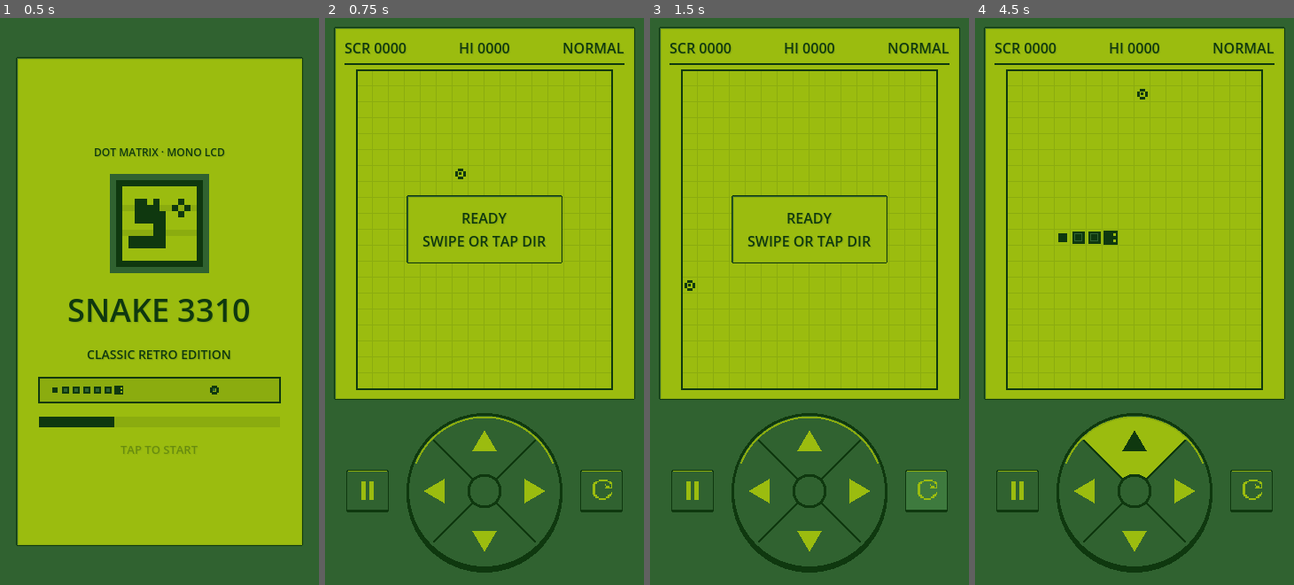
Above: before the commit, frames 1-4 (left to right).
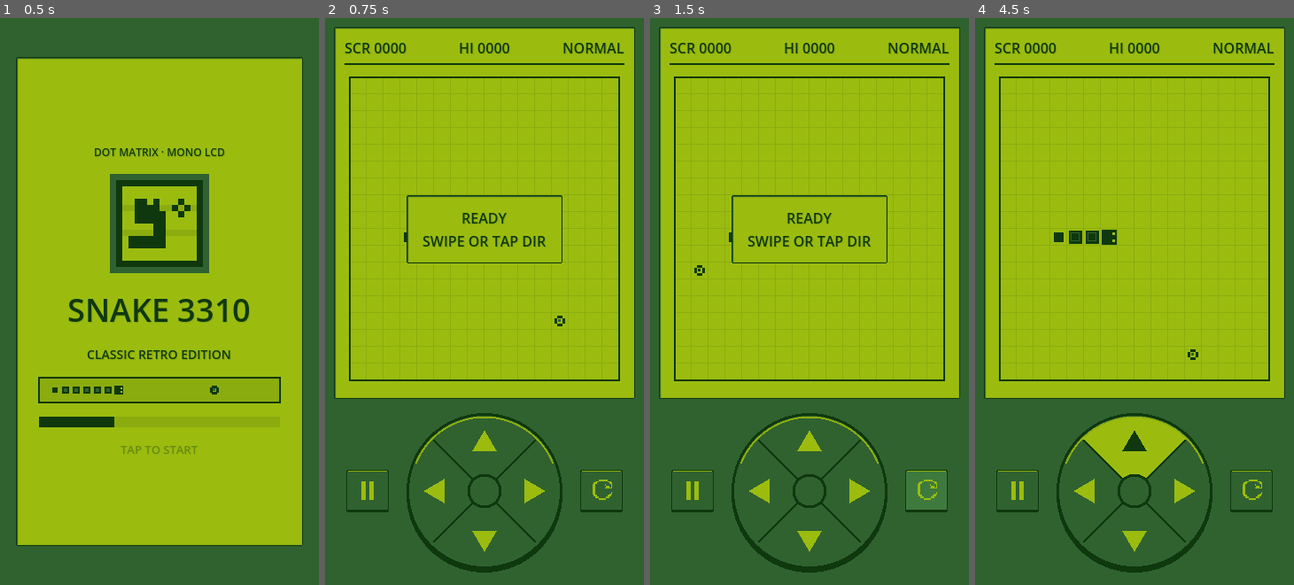
Above: after the commit, the same moments.

Repository: wiwiwinter/snake-3310-game
Game: Godot game, scene res://scenes/main/main.tscn
Two runs of this game, one before a commit and one after it. Both use one fixed random seed, a clock stepped at 60 frames per second and the inputs below.
Inputs (mouse positions are in pixels of both pictures, inside the frame that each line leads up to):
- Up to frame 1 (0.5 s): no input
- Up to frame 2 (0.75 s): tap Enter (ui_accept) at 0.5 s; move the mouse to (554, 273) at 0.52 s; hold Right (move_right) from 0.53 s (still down); click (554, 273) at 0.67 s
- Up to frame 3 (1.5 s): tap Enter (ui_accept) at 0.77 s; release Right (move_right) at 1.25 s; click (927, 488) at 1.25 s
- Up to frame 4 (4.5 s): click (1252, 488) at 2 s; click (1252, 488) at 2.75 s; click (1016, 488) at 3.5 s; tap Enter (ui_accept) at 4.25 s; drag from (1134, 488) to (1118, 414) at 4.27 s

Frame 1 is identical in both runs. In frame 2, 2.6% of the frame differs, in the area x 2-98%, y 9-68%; in frame 3, 2.6%; in frame 4, 2.8%.

Commit message:
perf(game): apply all ponytail-audit fixes and adaptive tall-screen LCD playfield

Diff:
--- a/scenes/game/game_scene.tscn
+++ b/scenes/game/game_scene.tscn
@@ -40,6 +40,7 @@
 
 [node name="LcdFrame" type="PanelContainer" parent="SafeMargin/MainColumn"]
 layout_mode = 2
+size_flags_vertical = 3
 
 [node name="LcdPadding" type="MarginContainer" parent="SafeMargin/MainColumn/LcdFrame"]
 layout_mode = 2
@@ -82,8 +83,10 @@
 color = Color(0.0588235, 0.219608, 0.0588235, 1)
 
 [node name="BoardStage" type="Control" parent="SafeMargin/MainColumn/LcdFrame/LcdPadding/LcdLayout"]
-custom_minimum_size = Vector2(288, 360)
-layout_mode = 2
+unique_name_in_owner = true
+custom_minimum_size = Vector2(288, 324)
+layout_mode = 2
+size_flags_vertical = 3
 
 [node name="BoardCenter" type="CenterContainer" parent="SafeMargin/MainColumn/LcdFrame/LcdPadding/LcdLayout/BoardStage"]
 layout_mode = 1
@@ -233,8 +236,8 @@
 text = "MAIN MENU"
 
 [node name="KeypadDeck" type="HBoxContainer" parent="SafeMargin/MainColumn"]
-layout_mode = 2
-size_flags_vertical = 3
+custom_minimum_size = Vector2(0, 192)
+layout_mode = 2
 theme_override_constants/separation = 16
 alignment = 1
 
--- a/scripts/core/main.gd
+++ b/scripts/core/main.gd
@@ -141,6 +141,12 @@
 func _notification(what: int) -> void:
 	if what == NOTIFICATION_WM_GO_BACK_REQUEST:
 		handle_android_back()
+	elif what == NOTIFICATION_APPLICATION_PAUSED or what == NOTIFICATION_APPLICATION_FOCUS_OUT:
+		if audio_manager != null:
+			audio_manager.set_paused(true)
+	elif what == NOTIFICATION_APPLICATION_RESUMED or what == NOTIFICATION_APPLICATION_FOCUS_IN:
+		if audio_manager != null and score_manager != null and score_manager.music_enabled:
+			audio_manager.set_paused(false)
 
 
 func handle_android_back() -> void:
--- a/scripts/gameplay/board_renderer.gd
+++ b/scripts/gameplay/board_renderer.gd
@@ -20,6 +20,8 @@
 
 
 func _process(delta: float) -> void:
+	if not is_visible_in_tree():
+		return
 	var needs_redraw: bool = false
 	if _flash_timer > 0.0:
 		_flash_timer = maxf(0.0, _flash_timer - delta)
@@ -118,15 +120,11 @@
 	var cs: float = float(_grid.cell_size)
 	var px: float = floor(cs / 6.0) # 3px sub-pixel unit for 18px cells
 
-	# Classic 3310-style 4-dot diamond food pattern
-	var rects: Array[Rect2] = [
-		Rect2(origin + Vector2(px * 2.0, px * 1.0), Vector2(px * 2.0, px * 1.0)), # Top
-		Rect2(origin + Vector2(px * 2.0, px * 4.0), Vector2(px * 2.0, px * 1.0)), # Bottom
-		Rect2(origin + Vector2(px * 1.0, px * 2.0), Vector2(px * 1.0, px * 2.0)), # Left
-		Rect2(origin + Vector2(px * 4.0, px * 2.0), Vector2(px * 1.0, px * 2.0)), # Right
-	]
-	for r in rects:
-		draw_rect(r, GameConfig.COLOR_LCD_DEEP, true)
+	# Classic 3310-style 4-dot diamond food pattern (direct draws, zero per-frame allocation)
+	draw_rect(Rect2(origin + Vector2(px * 2.0, px * 1.0), Vector2(px * 2.0, px * 1.0)), GameConfig.COLOR_LCD_DEEP, true)
+	draw_rect(Rect2(origin + Vector2(px * 2.0, px * 4.0), Vector2(px * 2.0, px * 1.0)), GameConfig.COLOR_LCD_DEEP, true)
+	draw_rect(Rect2(origin + Vector2(px * 1.0, px * 2.0), Vector2(px * 1.0, px * 2.0)), GameConfig.COLOR_LCD_DEEP, true)
+	draw_rect(Rect2(origin + Vector2(px * 4.0, px * 2.0), Vector2(px * 1.0, px * 2.0)), GameConfig.COLOR_LCD_DEEP, true)
 
 	# Subtle 2-state retro center pixel pulse
 	var center_color: Color = GameConfig.COLOR_LCD_DEEP if _pulse_on else GameConfig.COLOR_LCD_DARK
--- a/scripts/gameplay/game_scene.gd
+++ b/scripts/gameplay/game_scene.gd
@@ -4,6 +4,7 @@
 
 signal menu_requested
 
+@onready var board_stage: Control = %BoardStage
 @onready var board_renderer: BoardRenderer = %BoardRenderer
 @onready var score_label: Label = %ScoreLabel
 @onready var high_score_label: Label = %HighScoreLabel
@@ -53,7 +54,37 @@
 
 	_connect_controls()
 	_style_keypad()
+	board_stage.resized.connect(_on_board_stage_resized)
 	start_new_game(false)
+
+
+static func compute_adaptive_grid_params(stage_size: Vector2) -> Vector3i:
+	# Returns Vector3i(columns, rows, cell_size) that fills BoardStage cleanly with crisp integer cells.
+	var cols: int = GameConfig.GRID_COLUMNS
+	if stage_size.x < 100.0 or stage_size.y < 100.0:
+		return Vector3i(cols, GameConfig.GRID_ROWS, GameConfig.CELL_SIZE)
+	var cell_px: int = clampi(int(floor(stage_size.x / float(cols))), 16, 28)
+	var rows: int = clampi(int(floor(stage_size.y / float(cell_px))), 16, 32)
+	return Vector3i(cols, rows, cell_px)
+
+
+func _on_board_stage_resized() -> void:
+	if session != null and session.state == SnakeGameSession.State.READY:
+		_adapt_grid_to_stage(true)
+
+
+func _adapt_grid_to_stage(reset_session: bool = false) -> void:
+	if board_stage == null or grid == null:
+		return
+	var params: Vector3i = compute_adaptive_grid_params(board_stage.size)
+	if grid.columns == params.x and grid.rows == params.y and grid.cell_size == params.z:
+		return
+	grid = GridSystem.new(params.x, params.y, params.z)
+	session.grid = grid
+	board_renderer.set_grid(grid)
+	if reset_session:
+		session.reset(score_manager.wrap_walls, false)
+	_sync_view()
 
 
 func configure(p_score_manager: ScoreManager, p_audio_manager: AudioManager = null) -> void:
@@ -65,6 +96,7 @@
 func start_new_game(start_immediately: bool = false) -> void:
 	if score_manager == null or session == null:
 		return
+	_adapt_grid_to_stage(false)
 	_move_accumulator = 0.0
 	_achieved_new_record = false
 	score_manager.reset_score()
@@ -122,10 +154,6 @@
 	if session.state == SnakeGameSession.State.PAUSED or session.state == SnakeGameSession.State.GAME_OVER:
 		_swipe_detector.end_drag()
 		return
-	# Skip board swipe tracking when the touch is handled by the circular D-pad.
-	if circular_dpad != null and (event is InputEventScreenTouch or event is InputEventScreenDrag or event is InputEventMouseButton or event is InputEventMouseMotion):
-		if circular_dpad.get_global_rect().has_point(event.position):
-			return
 	_handle_swipe_input(event)
 
 
@@ -190,12 +218,17 @@
 			break
 
 
+func _is_point_on_board(pos: Vector2) -> bool:
+	return board_stage != null and board_stage.get_global_rect().has_point(pos)
+
+
 func _handle_swipe_input(event: InputEvent) -> void:
 	if event is InputEventScreenTouch:
 		if event.index != 0:
 			return
 		if event.pressed:
-			_swipe_detector.begin_drag(event.position)
+			if _is_point_on_board(event.position):
+				_swipe_detector.begin_drag(event.position)
 		else:
 			_swipe_detector.end_drag()
 	elif event is InputEventScreenDrag:
@@ -208,7 +241,8 @@
 		# Desktop mouse-drag fallback (skipped on Android to avoid duplicate emulate_mouse_from_touch events).
 		if event is InputEventMouseButton and event.button_index == MOUSE_BUTTON_LEFT:
 			if event.pressed:
-				_swipe_detector.begin_drag(event.position)
+				if _is_point_on_board(event.position):
+					_swipe_detector.begin_drag(event.position)
 			else:
 				_swipe_detector.end_drag()
 		elif event is InputEventMouseMotion and (event.button_mask & MOUSE_BUTTON_MASK_LEFT) != 0:
@@ -237,16 +271,16 @@
 	_icon_restart = LcdTheme.make_restart_icon()
 
 	# Match Pause & Restart icon buttons to the dark-green handheld deck for a cohesive controller look.
-	LcdTheme.apply_pixel_button(pause_button, LcdTheme.ButtonVariant.CYAN)
-	LcdTheme.apply_pixel_button(restart_button, LcdTheme.ButtonVariant.CYAN)
+	LcdTheme.apply_pixel_button(pause_button, LcdTheme.ButtonVariant.HANDHELD_DARK)
+	LcdTheme.apply_pixel_button(restart_button, LcdTheme.ButtonVariant.HANDHELD_DARK)
 	pause_button.icon = _icon_pause
 	restart_button.icon = _icon_restart
 
-	LcdTheme.apply_pixel_button(resume_button, LcdTheme.ButtonVariant.GREEN)
-	LcdTheme.apply_pixel_button(pause_restart_button, LcdTheme.ButtonVariant.AMBER)
-	LcdTheme.apply_pixel_button(pause_menu_button, LcdTheme.ButtonVariant.RED)
-	LcdTheme.apply_pixel_button(play_again_button, LcdTheme.ButtonVariant.GREEN)
-	LcdTheme.apply_pixel_button(game_over_menu_button, LcdTheme.ButtonVariant.RED)
+	LcdTheme.apply_pixel_button(resume_button, LcdTheme.ButtonVariant.LCD_PRIMARY)
+	LcdTheme.apply_pixel_button(pause_restart_button, LcdTheme.ButtonVariant.LCD_PRIMARY)
+	LcdTheme.apply_pixel_button(pause_menu_button, LcdTheme.ButtonVariant.LCD_SECONDARY)
+	LcdTheme.apply_pixel_button(play_again_button, LcdTheme.ButtonVariant.LCD_PRIMARY)
+	LcdTheme.apply_pixel_button(game_over_menu_button, LcdTheme.ButtonVariant.LCD_SECONDARY)
 
 
 func _sync_view(last_result: SnakeGameSession.TickResult = SnakeGameSession.TickResult.NONE) -> void:
--- a/scripts/gameplay/snake_game_session.gd
+++ b/scripts/gameplay/snake_game_session.gd
@@ -45,7 +45,17 @@
 
 func reset(p_wrap_walls: bool = wrap_walls, start_immediately: bool = true) -> void:
 	wrap_walls = p_wrap_walls
-	snake.reset(GameConfig.INITIAL_SNAKE_CELLS, GameConfig.INITIAL_DIRECTION)
+	var start_cells: Array[Vector2i] = GameConfig.INITIAL_SNAKE_CELLS
+	if grid != null and (grid.rows != GameConfig.GRID_ROWS or grid.columns != GameConfig.GRID_COLUMNS):
+		var cy: int = grid.rows / 2
+		var head_x: int = clampi(grid.columns / 2 - 2, 3, grid.columns - 2)
+		start_cells = [
+			Vector2i(head_x, cy),
+			Vector2i(head_x - 1, cy),
+			Vector2i(head_x - 2, cy),
+			Vector2i(head_x - 3, cy),
+		]
+	snake.reset(start_cells, GameConfig.INITIAL_DIRECTION)
 	food_eaten = 0
 	state = State.PLAYING if start_immediately else State.READY
 	spawn_food()
--- a/scripts/managers/audio_manager.gd
+++ b/scripts/managers/audio_manager.gd
@@ -40,17 +40,26 @@
 		Vector2(1046.50, 0.16),
 	], 0.35)
 
-	# Original 8-note retro chiptune loop (C-major pentatonic pulse).
-	_clip_music = _build_sequence([
-		Vector2(261.63, 0.18), Vector2(0.0, 0.04),
-		Vector2(329.63, 0.18), Vector2(0.0, 0.04),
-		Vector2(392.00, 0.18), Vector2(0.0, 0.04),
-		Vector2(329.63, 0.18), Vector2(0.0, 0.04),
-		Vector2(293.66, 0.18), Vector2(0.0, 0.04),
-		Vector2(349.23, 0.18), Vector2(0.0, 0.04),
-		Vector2(392.00, 0.18), Vector2(0.0, 0.04),
-		Vector2(293.66, 0.22), Vector2(0.0, 0.08),
-	], 0.18, true)
+
+func _ensure_music_clip() -> AudioStreamWAV:
+	if _clip_music == null:
+		# Original 8-note retro chiptune loop (C-major pentatonic pulse), built lazily when enabled.
+		_clip_music = _build_sequence([
+			Vector2(261.63, 0.18), Vector2(0.0, 0.04),
+			Vector2(329.63, 0.18), Vector2(0.0, 0.04),
+			Vector2(392.00, 0.18), Vector2(0.0, 0.04),
+			Vector2(329.63, 0.18), Vector2(0.0, 0.04),
+			Vector2(293.66, 0.18), Vector2(0.0, 0.04),
+			Vector2(349.23, 0.18), Vector2(0.0, 0.04),
+			Vector2(392.00, 0.18), Vector2(0.0, 0.04),
+			Vector2(293.66, 0.22), Vector2(0.0, 0.08),
+		], 0.18, true)
+	return _clip_music
+
+
+func set_paused(paused: bool) -> void:
+	if _music_player != null:
+		_music_player.stream_paused = paused
 
 
 func _exit_tree() -> void:
@@ -68,8 +77,9 @@
 	if _music_player == null:
 		return
 	if music_enabled:
-		if not _music_player.playing and _clip_music != null:
-			_music_player.stream = _clip_music
+		if not _music_player.playing:
+			_music_player.stream = _ensure_music_clip()
+			_music_player.stream_paused = false
 			_music_player.play()
 	else:
 		_music_player.stop()
--- a/scripts/ui/high_score_screen.gd
+++ b/scripts/ui/high_score_screen.gd
@@ -13,7 +13,7 @@
 
 func _ready() -> void:
 	back_button.pressed.connect(func() -> void: back_requested.emit())
-	LcdTheme.apply_pixel_button(back_button, LcdTheme.ButtonVariant.RED)
+	LcdTheme.apply_pixel_button(back_button, LcdTheme.ButtonVariant.LCD_SECONDARY)
 
 
 func _unhandled_input(event: InputEvent) -> void:
--- a/scripts/ui/lcd_theme.gd
+++ b/scripts/ui/lcd_theme.gd
@@ -1,17 +1,16 @@
 class_name LcdTheme
 extends RefCounted
-## Shared monochrome LCD theme for the game screen plus tactile 9-slice pixel-bevel arcade buttons.
+## Shared monochrome LCD theme, recessed handheld bezel, pixel icons, and 9-slice pixel-bevel buttons.
 
 enum ButtonVariant {
-	GREEN,
-	AMBER,
-	CYAN,
-	RED,
+	LCD_PRIMARY,
+	LCD_SECONDARY,
+	HANDHELD_DARK,
 }
 
-# Original 4-shade monochrome LCD palette: bright LCD buttons everywhere, darker Game Boy D-pad only.
+# Original 4-shade monochrome LCD palette: bright LCD buttons on screen, dark handheld keys on deck.
 const PALETTES: Dictionary = {
-	ButtonVariant.GREEN: {
+	ButtonVariant.LCD_PRIMARY: {
 		"fill": Color("#9BBC0F"),
 		"highlight": Color("#B8D926"),
 		"shadow": Color("#8BAC0F"),
@@ -19,8 +18,15 @@
 		"outline": Color("#0F380F"),
 		"ink": Color("#0F380F"),
 	},
-	ButtonVariant.CYAN: {
-		# Classic darker Game Boy D-pad only
+	ButtonVariant.LCD_SECONDARY: {
+		"fill": Color("#8BAC0F"),
+		"highlight": Color("#9BBC0F"),
+		"shadow": Color("#306230"),
+		"hover": Color("#9BBC0F"),
+		"outline": Color("#0F380F"),
+		"ink": Color("#0F380F"),
+	},
+	ButtonVariant.HANDHELD_DARK: {
 		"fill": Color("#306230"),
 		"highlight": Color("#8BAC0F"),
 		"shadow": Color("#0F380F"),
@@ -28,22 +34,6 @@
 		"outline": Color("#0F380F"),
 		"ink": Color("#9BBC0F"),
 	},
-	ButtonVariant.AMBER: {
-		"fill": Color("#9BBC0F"),
-		"highlight": Color("#B8D926"),
-		"shadow": Color("#8BAC0F"),
-		"hover": Color("#AED01A"),
-		"outline": Color("#0F380F"),
-		"ink": Color("#0F380F"),
-	},
-	ButtonVariant.RED: {
-		"fill": Color("#8BAC0F"),
-		"highlight": Color("#9BBC0F"),
-		"shadow": Color("#306230"),
-		"hover": Color("#9BBC0F"),
-		"outline": Color("#0F380F"),
-		"ink": Color("#0F380F"),
-	},
 }
 
 static var _cached_styleboxes: Dictionary = {}
@@ -52,28 +42,41 @@
 static func create_theme() -> Theme:
 	var theme := Theme.new()
 
-	# Default Button style uses the energetic retro green pixel bevel.
-	var green_boxes: Dictionary = _get_variant_boxes(ButtonVariant.GREEN)
-	var green_ink: Color = PALETTES[ButtonVariant.GREEN]["ink"]
-
-	theme.set_stylebox("normal", "Button", green_boxes["normal"])
-	theme.set_stylebox("hover", "Button", green_boxes["hover"])
-	theme.set_stylebox("focus", "Button", green_boxes["focus"])
-	theme.set_stylebox("pressed", "Button", green_boxes["pressed"])
-
-	theme.set_color("font_color", "Button", green_ink)
-	theme.set_color("font_hover_color", "Button", green_ink)
-	theme.set_color("font_focus_color", "Button", green_ink)
-	theme.set_color("font_pressed_color", "Button", green_ink)
+	var primary_boxes: Dictionary = _get_variant_boxes(ButtonVariant.LCD_PRIMARY)
+	var primary_ink: Color = PALETTES[ButtonVariant.LCD_PRIMARY]["ink"]
+
+	theme.set_stylebox("normal", "Button", primary_boxes["normal"])
+	theme.set_stylebox("hover", "Button", primary_boxes["hover"])
+	theme.set_stylebox("focus", "Button", primary_boxes["focus"])
+	theme.set_stylebox("pressed", "Button", primary_boxes["pressed"])
+
+	theme.set_color("font_color", "Button", primary_ink)
+	theme.set_color("font_hover_color", "Button", primary_ink)
+	theme.set_color("font_focus_color", "Button", primary_ink)
+	theme.set_color("font_pressed_color", "Button", primary_ink)
 	theme.set_color("font_color", "Label", GameConfig.COLOR_LCD_DEEP)
 	theme.set_color("font_shadow_color", "Label", GameConfig.COLOR_LCD_LIGHT)
 	theme.set_constant("shadow_offset_x", "Label", 1)
 	theme.set_constant("shadow_offset_y", "Label", 1)
 
-	# Recessed retro handheld LCD screen panel (stepped dark frame + inner top shadow).
 	theme.set_stylebox("panel", "PanelContainer", _make_lcd_frame_stylebox())
-
 	return theme
+
+
+static func apply_pixel_button(button: Button, variant: ButtonVariant) -> void:
+	if button == null:
+		return
+	var boxes: Dictionary = _get_variant_boxes(variant)
+	var ink: Color = PALETTES[variant]["ink"]
+
+	button.add_theme_stylebox_override("normal", boxes["normal"])
+	button.add_theme_stylebox_override("hover", boxes["hover"])
+	button.add_theme_stylebox_override("focus", boxes["focus"])
+	button.add_theme_stylebox_override("pressed", boxes["pressed"])
+	button.add_theme_color_override("font_color", ink)
+	button.add_theme_color_override("font_hover_color", ink)
+	button.add_theme_color_override("font_focus_color", ink)
+	button.add_theme_color_override("font_pressed_color", ink)
 
 
 static func make_pause_icon() -> ImageTexture:
@@ -162,11 +165,7 @@
 			elif x == 0 or x == 15 or y == 0 or y == 15:
 				img.set_pixel(x, y, GameConfig.COLOR_LCD_DEEP)
 			elif x == 1 or x == 14 or y == 1 or y == 14:
-				# Recessed inner rim: darker on top/left, lighter on bottom/right
-				if y == 1 or x == 1:
-					img.set_pixel(x, y, GameConfig.COLOR_LCD_DARK)
-				else:
-					img.set_pixel(x, y, GameConfig.COLOR_LCD_LIGHT)
+				img.set_pixel(x, y, GameConfig.COLOR_LCD_DARK if (y == 1 or x == 1) else GameConfig.COLOR_LCD_LIGHT)
 			elif y == 2 or x == 2:
 				img.set_pixel(x, y, GameConfig.COLOR_LCD_LIGHT)
 
@@ -178,22 +177,6 @@
 	box.texture_margin_top = 4.0
 	box.texture_margin_bottom = 4.0
 	return box
-
-
-static func apply_pixel_button(button: Button, variant: ButtonVariant) -> void:
-	if button == null:
-		return
-	var boxes: Dictionary = _get_variant_boxes(variant)
-	var ink: Color = PALETTES[variant]["ink"]
-
-	button.add_theme_stylebox_override("normal", boxes["normal"])
-	button.add_theme_stylebox_override("hover", boxes["hover"])
-	button.add_theme_stylebox_override("focus", boxes["focus"])
-	button.add_theme_stylebox_override("pressed", boxes["pressed"])
-	button.add_theme_color_override("font_color", ink)
-	button.add_theme_color_override("font_hover_color", ink)
-	button.add_theme_color_override("font_focus_color", ink)
-	button.add_theme_color_override("font_pressed_color", ink)
 
 
 static func _get_variant_boxes(variant: ButtonVariant) -> Dictionary:
@@ -219,7 +202,6 @@
 	pressed: bool,
 	focused: bool
 ) -> StyleBoxTexture:
-	# 16x16 pixel-art 9-slice with stepped 1px chamfered corners, top shine, and chunky 3D bottom lip.
 	var img := Image.create(16, 16, false, Image.FORMAT_RGBA8)
 	img.fill(Color(0, 0, 0, 0))
 
@@ -228,13 +210,8 @@
 
 	for y in range(top_y, bot_y + 1):
 		for x in range(16):
-			# Step-chamfer the 4 outer corners for an authentic retro pixel silhouette.
-			var is_corner: bool = (
-				(x == 0 or x == 15) and (y == top_y or y == bot_y)
-			)
-			if is_corner:
+			if (x == 0 or x == 15) and (y == top_y or y == bot_y):
 				continue
-
 			var is_outline: bool = (
 				x == 0 or x == 15 or y == top_y or y == bot_y
 				or ((x == 1 or x == 14) and (y == top_y + 1 or y == bot_y - 1))
--- a/scripts/ui/main_menu.gd
+++ b/scripts/ui/main_menu.gd
@@ -17,9 +17,9 @@
 	high_scores_button.pressed.connect(func() -> void: high_scores_requested.emit())
 	settings_button.pressed.connect(func() -> void: settings_requested.emit())
 
-	LcdTheme.apply_pixel_button(play_button, LcdTheme.ButtonVariant.GREEN)
-	LcdTheme.apply_pixel_button(high_scores_button, LcdTheme.ButtonVariant.GREEN)
-	LcdTheme.apply_pixel_button(settings_button, LcdTheme.ButtonVariant.GREEN)
+	LcdTheme.apply_pixel_button(play_button, LcdTheme.ButtonVariant.LCD_PRIMARY)
+	LcdTheme.apply_pixel_button(high_scores_button, LcdTheme.ButtonVariant.LCD_PRIMARY)
+	LcdTheme.apply_pixel_button(settings_button, LcdTheme.ButtonVariant.LCD_PRIMARY)
 
 
 func refresh(score_manager: ScoreManager) -> void:
--- a/scripts/ui/settings_screen.gd
+++ b/scripts/ui/settings_screen.gd
@@ -21,11 +21,11 @@
 	music_button.pressed.connect(_on_toggle_music)
 	back_button.pressed.connect(func() -> void: back_requested.emit())
 
-	LcdTheme.apply_pixel_button(difficulty_button, LcdTheme.ButtonVariant.GREEN)
-	LcdTheme.apply_pixel_button(walls_button, LcdTheme.ButtonVariant.GREEN)
-	LcdTheme.apply_pixel_button(sfx_button, LcdTheme.ButtonVariant.GREEN)
-	LcdTheme.apply_pixel_button(music_button, LcdTheme.ButtonVariant.GREEN)
-	LcdTheme.apply_pixel_button(back_button, LcdTheme.ButtonVariant.RED)
+	LcdTheme.apply_pixel_button(difficulty_button, LcdTheme.ButtonVariant.LCD_PRIMARY)
+	LcdTheme.apply_pixel_button(walls_button, LcdTheme.ButtonVariant.LCD_PRIMARY)
+	LcdTheme.apply_pixel_button(sfx_button, LcdTheme.ButtonVariant.LCD_PRIMARY)
+	LcdTheme.apply_pixel_button(music_button, LcdTheme.ButtonVariant.LCD_PRIMARY)
+	LcdTheme.apply_pixel_button(back_button, LcdTheme.ButtonVariant.LCD_SECONDARY)
 
 
 func _unhandled_input(event: InputEvent) -> void:
--- a/scripts/ui/splash_screen.gd
+++ b/scripts/ui/splash_screen.gd
@@ -14,7 +14,7 @@
 
 
 func _process(delta: float) -> void:
-	if _done:
+	if _done or not visible:
 		return
 	_elapsed += delta
 	var ratio: float = clampf(_elapsed / SPLASH_DURATION, 0.0, 1.0)
--- a/tests/test_phase7_audio.gd
+++ b/tests/test_phase7_audio.gd
@@ -49,8 +49,13 @@
 	_assert_true(audio._clip_click != null and audio._clip_click.data.size() > 0, "Click SFX WAV must have audio samples")
 	_assert_true(audio._clip_game_over != null and audio._clip_game_over.data.size() > 0, "Game Over SFX WAV must have audio samples")
 	_assert_true(audio._clip_win != null and audio._clip_win.data.size() > 0, "Win SFX WAV must have audio samples")
-	_assert_true(audio._clip_music != null and audio._clip_music.data.size() > 0, "Music WAV must have audio samples")
+	audio.apply_settings(true, true)
+	_assert_true(audio._clip_music != null and audio._clip_music.data.size() > 0, "Music WAV must synthesize lazily when enabled")
 	_assert_true(audio._clip_music.loop_mode == AudioStreamWAV.LOOP_FORWARD, "Music clip must be looping")
+	audio.set_paused(true)
+	_assert_true(audio._music_player.stream_paused == true, "set_paused(true) must pause music playback")
+	audio.set_paused(false)
+	_assert_true(audio._music_player.stream_paused == false, "set_paused(false) must resume music playback")
 
 	# Verify settings gating works cleanly without errors
 	audio.apply_settings(false, false)
--- a/tests/test_phase8_integration.gd
+++ b/tests/test_phase8_integration.gd
@@ -24,6 +24,7 @@
 
 	if _main_node != null:
 		_test_portrait_resolutions(_main_node)
+		_test_adaptive_grid_sizing()
 		_test_android_safe_area_inset()
 		_test_android_lifecycle_and_back_button(_main_node)
 		_test_end_to_end_scoring_and_wraparound(_main_node)
@@ -68,6 +69,16 @@
 		var min_sz: Vector2 = main_node.game_scene.get_combined_minimum_size()
 		_assert_true(min_sz.x <= vp.x, "GameScene min width %.1f must fit viewport width %.1f" % [min_sz.x, vp.x])
 		_assert_true(min_sz.y <= vp.y, "GameScene min height %.1f must fit viewport height %.1f" % [min_sz.y, vp.y])
+
+
+func _test_adaptive_grid_sizing() -> void:
+	# Standard 16:9 stage (~316x360) vs tall 20:9 Nothing 3a Lite stage (~316x490)
+	var std_params: Vector3i = GameScene.compute_adaptive_grid_params(Vector2(316, 360))
+	var tall_params: Vector3i = GameScene.compute_adaptive_grid_params(Vector2(316, 490))
+	_assert_true(std_params.x == 16 and tall_params.x == 16, "Columns should stay 16 across portrait screens")
+	_assert_true(std_params.z == 19 and tall_params.z == 19, "Cell size should scale to 19px on 316px stage")
+	_assert_true(tall_params.y > std_params.y, "Tall 20:9 phone must expand grid rows (%d > %d)" % [tall_params.y, std_params.y])
+	_assert_true(tall_params.y * tall_params.z <= 490, "Expanded grid pixel height must fit stage height")
 
 
 func _test_android_safe_area_inset() -> void:
Not shown, changed: CHANGELOG.md
